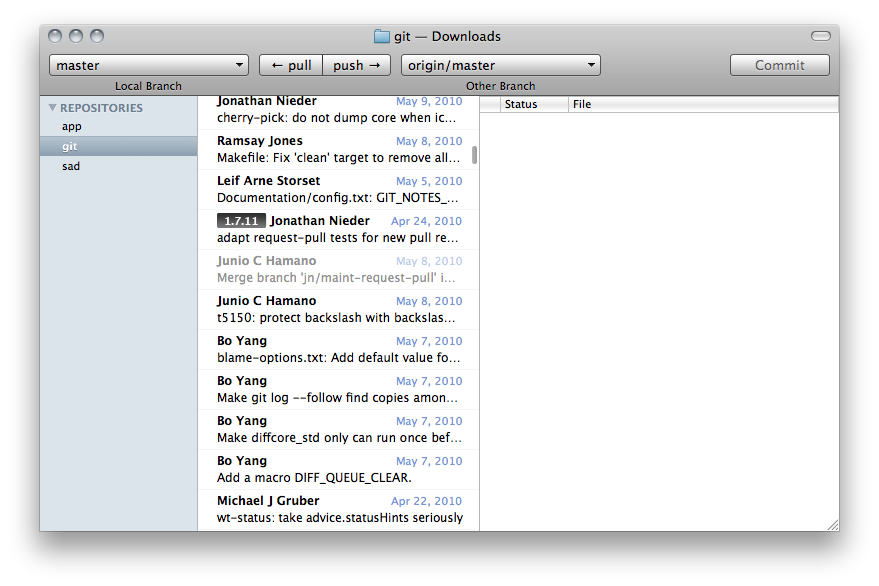
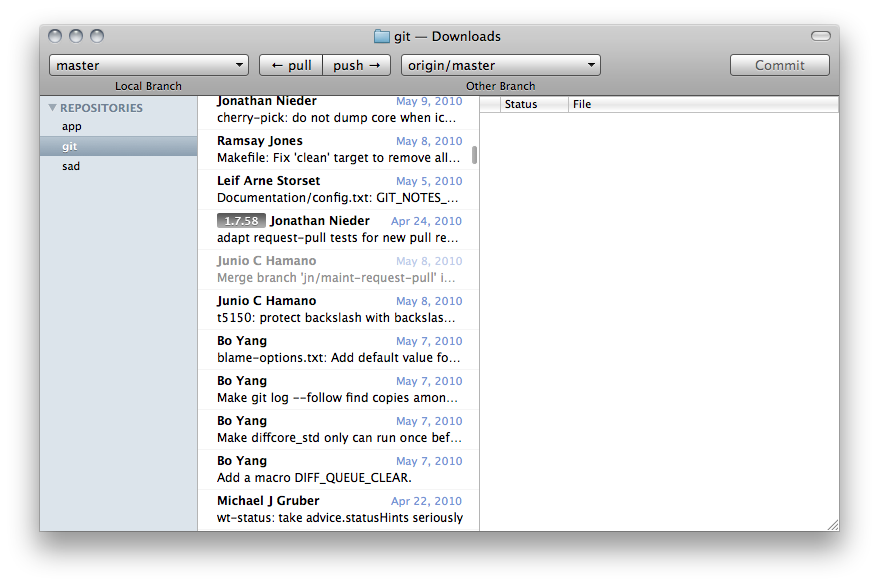
The second 879x586 image is a revision of the first. Changes to its layers:
renamed "1.7.11" to "1.7.58", painted on it over bbox(225, 217, 258, 225)
"Gradient Fill 1 copy 2": opacity 47% → 38%, blend overlay → normal, painted on it over bbox(217, 213, 266, 228)
painted on "Shape 1 copy 2" over bbox(217, 213, 267, 228)
hid group "badge blue" (3 layers) over bbox(217, 213, 267, 228)
hid group "badge green" (3 layers) over bbox(217, 213, 267, 228)
